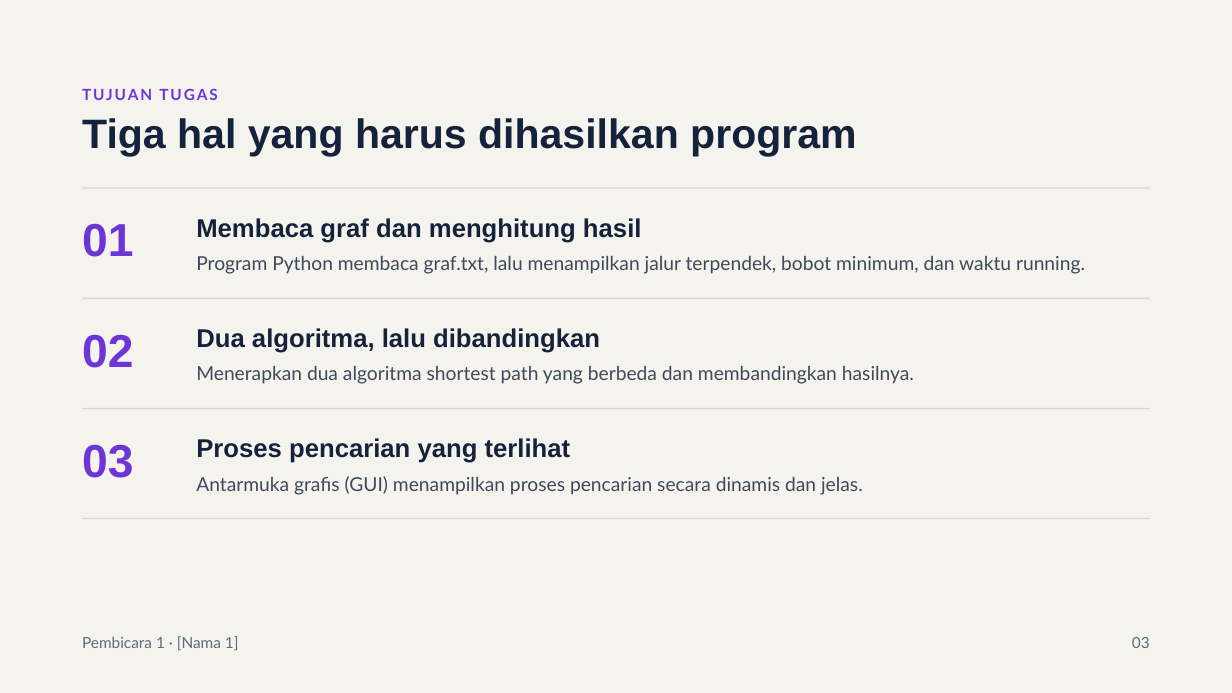
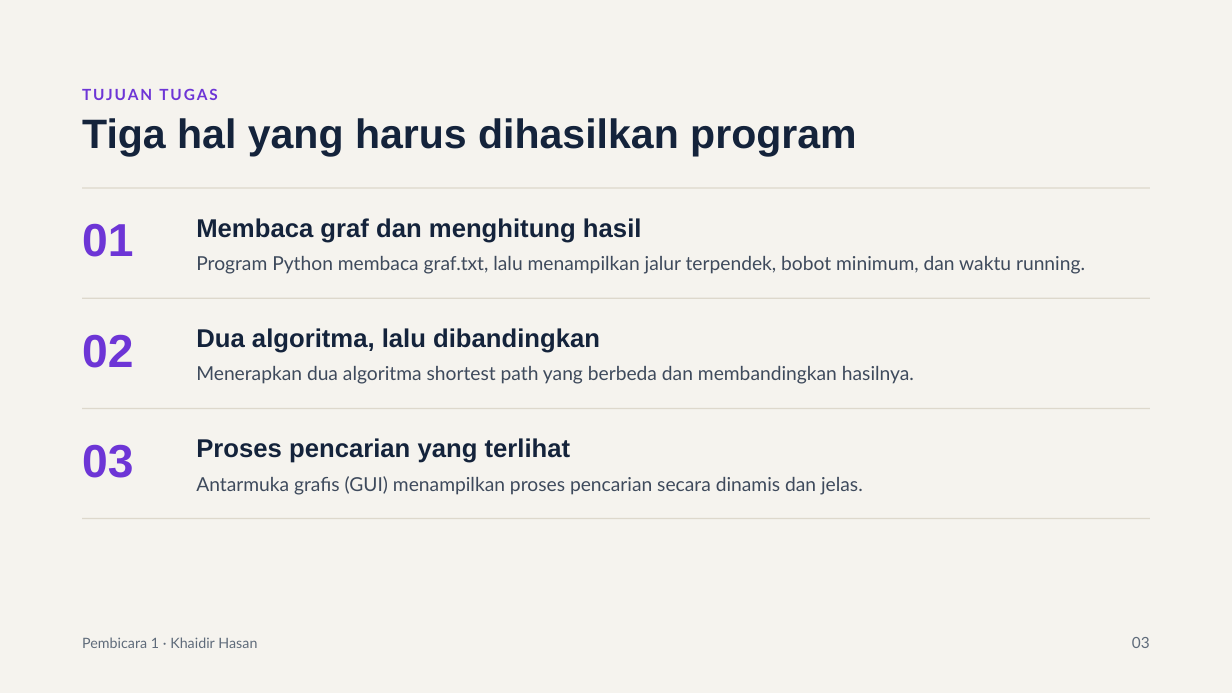
Before and after one commit to khaidir/Algoritma-Shortest-Path, a slide deck: slide 3 of Docs/Slide Presentasi Tugas 1 – Shortest Path Dijkstra vs A.pptx. Drawn at 1232x693 pixels with LibreOffice and Linux fonts; fonts in the diff are those of the drawing. Boxes give left, top, right and bottom in pixels: in the first picture for what was removed or moved away, otherwise in the second. Text is boxed around its words. In the diff, an @@ line names an element or a change of style, - is before the commit and + after.

```diff
--- a/Docs/Slide Presentasi Tugas 1 – Shortest Path Dijkstra vs A.pptx
+++ b/Docs/Slide Presentasi Tugas 1 – Shortest Path Dijkstra vs A.pptx
@@ text at box(82, 637, 257, 648): text changed; size 12 to 11.1 pt @@
-Pembicara 1 · [Nama 1]
+Pembicara 1 · Khaidir Hasan
```
Also in this commit, not shown: 18 other slides changed.
